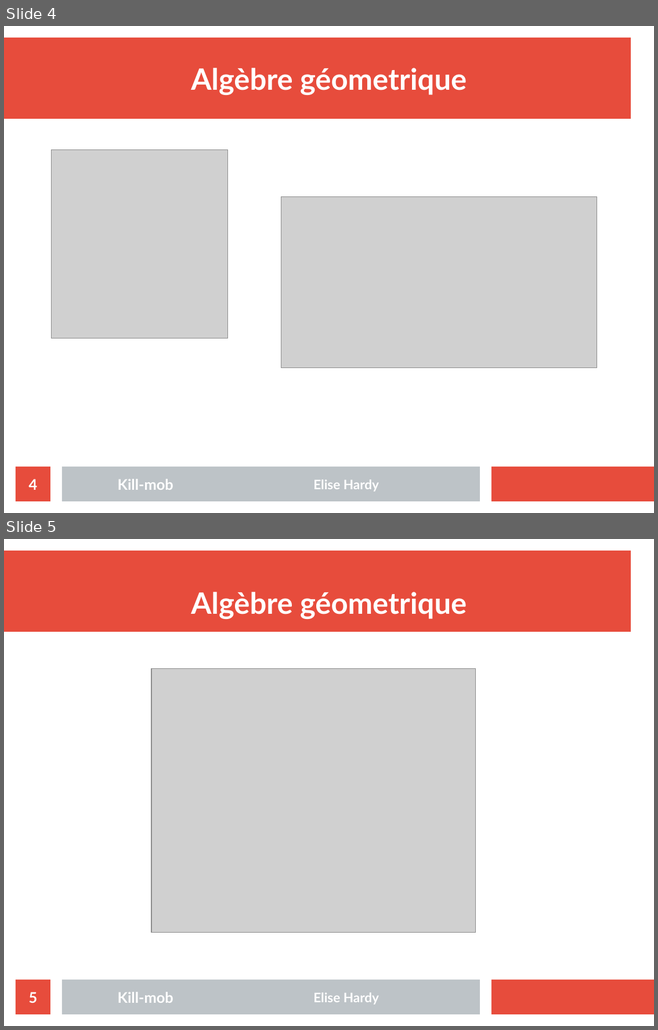
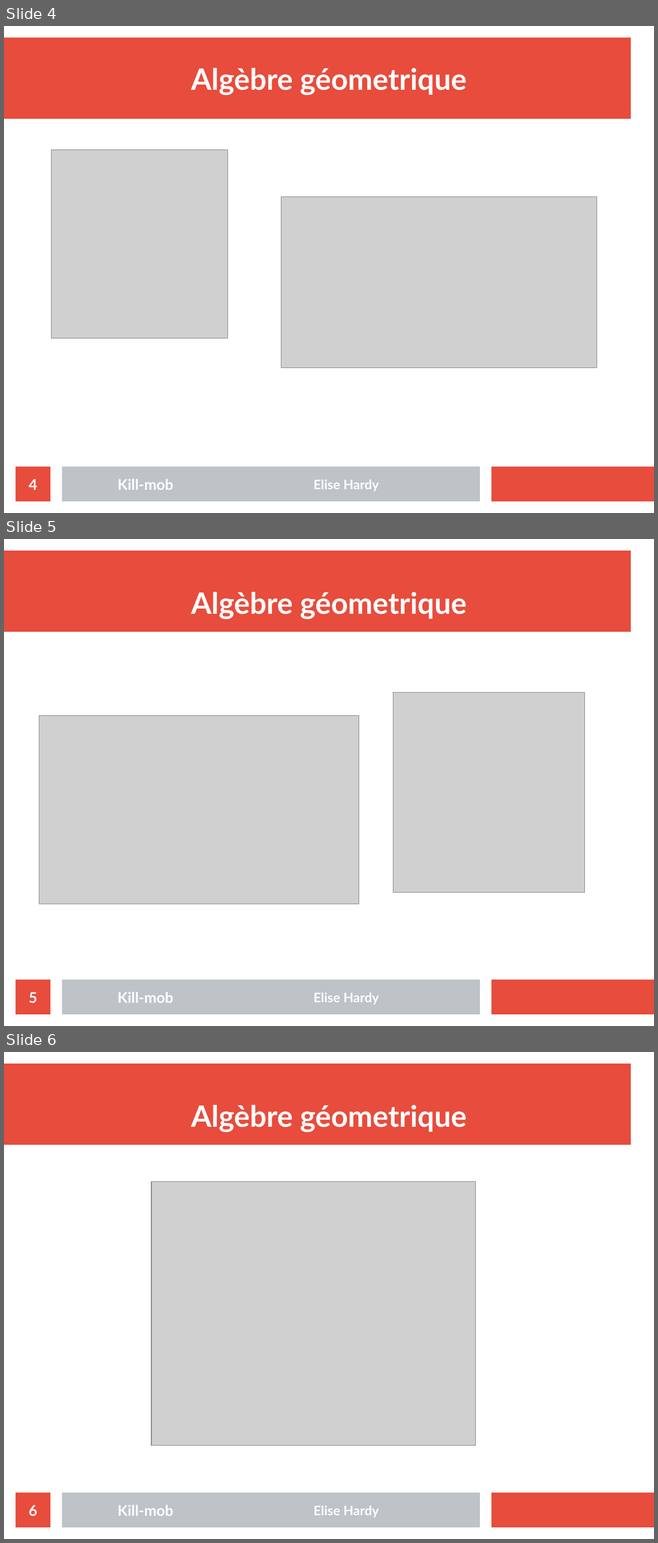
Before and after one commit to elisehardy/Kill-mob, a slide deck: Master-CRAFT/slide.odp. Shown one above the other, each under a label of ours: slides 4 and 5 before the commit, slides 4, 5 and 6 after it. The pictures are 658x1030 and 658x1543 pixels, drawn with LibreOffice and Linux fonts; fonts in the diff are those of the drawing; grey boxes stand for pictures. Boxes give left, top, right and bottom in pixels: in the first picture for what was removed or moved away, otherwise in the second. Text is boxed around its words. In the diff, an @@ line names an element or a change of style, - is before the commit and + after.

Commit message:
rapport et slide

```diff
--- a/Master-CRAFT/slide.odp
+++ b/Master-CRAFT/slide.odp
@@ slide 5 added at bbox=[4, 539, 654, 1026], background #FFFFFF; not listed: 5 template elements that a slide beside it also shows @@
@@ title added at bbox=[191, 592, 466, 619], 36 pt, text #FFFFFF, bold @@
+Algèbre géometrique
@@ picture added at bbox=[393, 692, 585, 893] @@
@@ picture added at bbox=[39, 716, 359, 904] @@
@@ page number added at bbox=[16, 980, 50, 1015], fill #E74C3C, 18 pt, text #FFFFFF, bold @@
+5
@@ what was slide 5 is now slide 6 @@
@@ page number at bbox=[29, 1505, 38, 1516]: text changed @@
-5
+6
```
Also in this commit, not shown: 3 other files.
